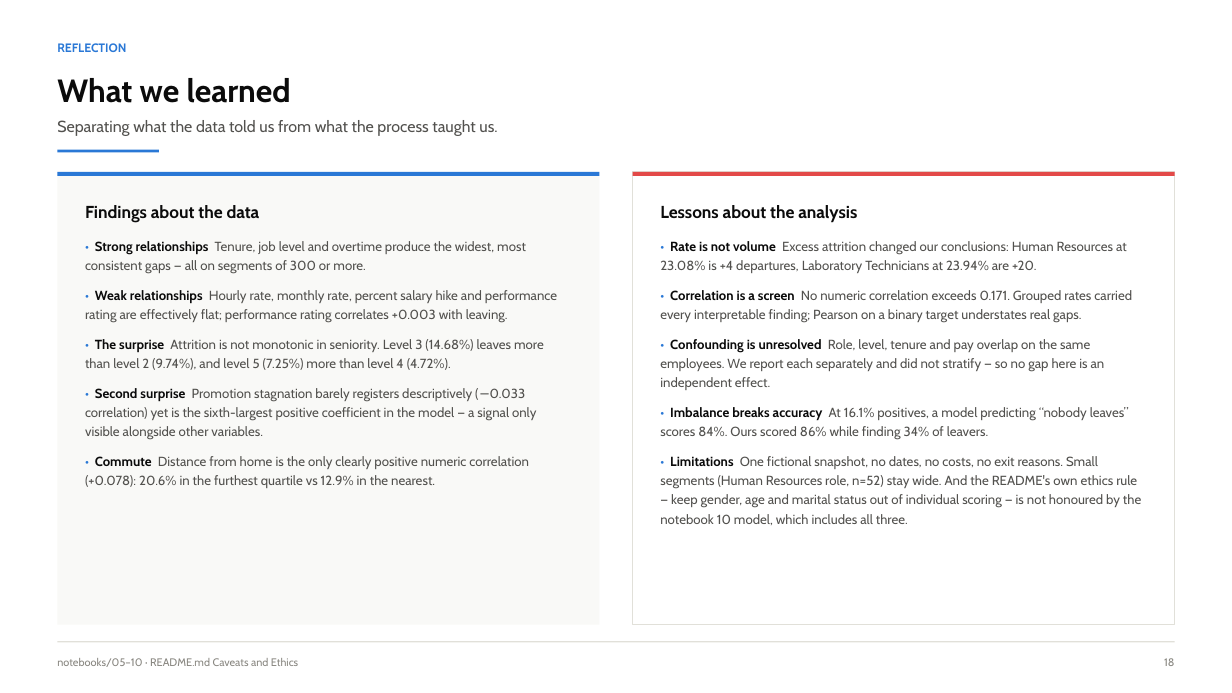
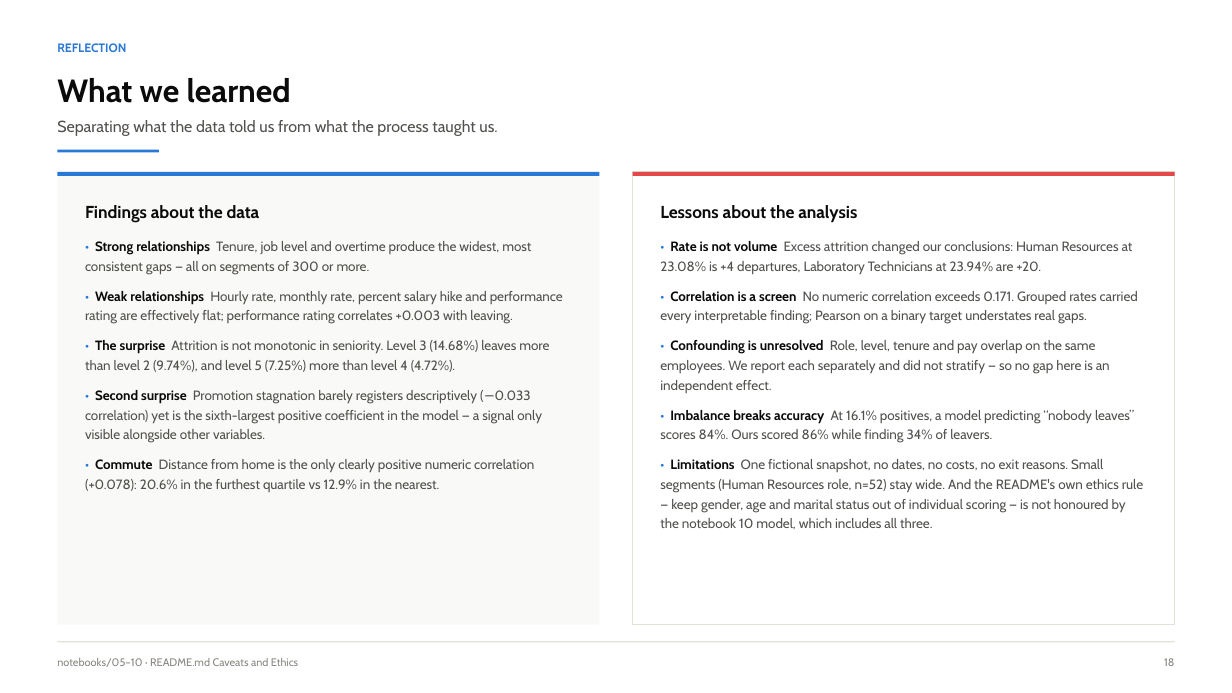
Before and after one commit to NPower-JDA-Cohort-2026/ibm-analytics-attrition-eda, a slide deck: slide 18 of presentation/IBM_Attrition_EDA_Team_Presentation.pptx. Drawn at 1232x693 pixels with LibreOffice and Linux fonts; fonts in the diff are those of the drawing. Boxes give left, top, right and bottom in pixels: in the first picture for what was removed or moved away, otherwise in the second. Text is boxed around its words. In the diff, an @@ line names an element or a change of style, - is before the commit and + after.

```diff
--- a/presentation/IBM_Attrition_EDA_Team_Presentation.pptx
+++ b/presentation/IBM_Attrition_EDA_Team_Presentation.pptx
@@ text "• Strong relationships Tenure, job ..." at (85,241,563,492): size 10.3 to 10.5 pt @@
@@ text "• Rate is not volume ..." at (660,241,1143,529): size 10.3 to 10.5 pt @@
```
Also in this commit, not shown: 5 other slides changed, 1 other file.
